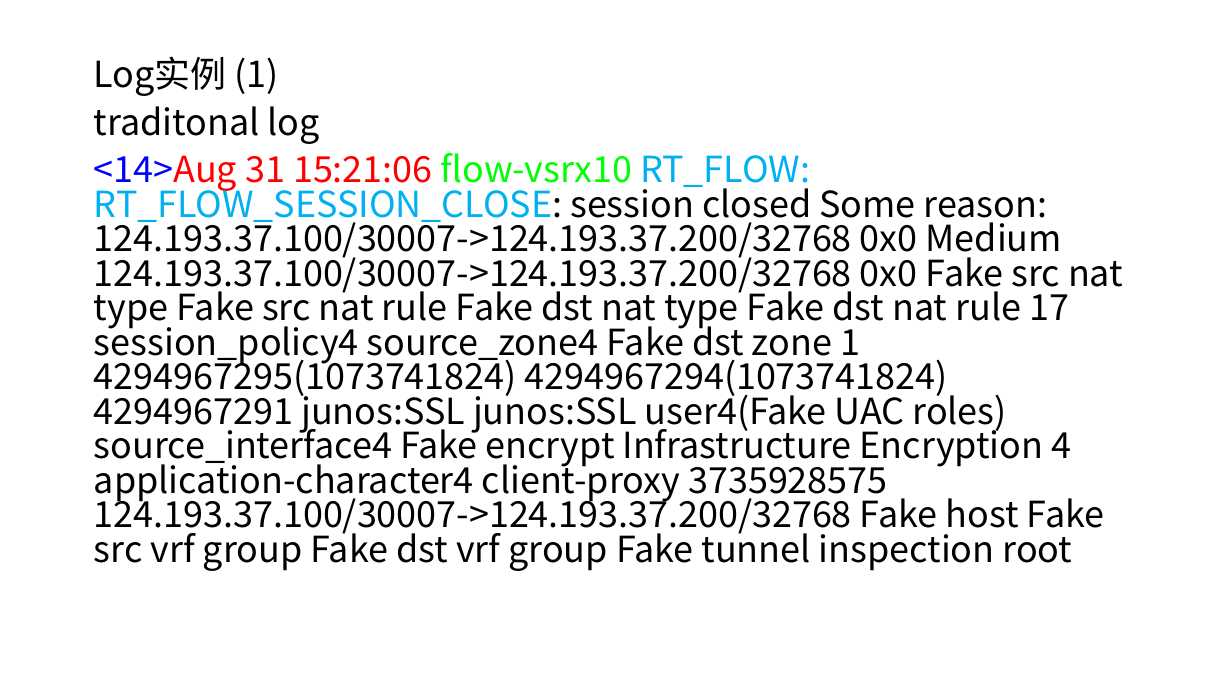
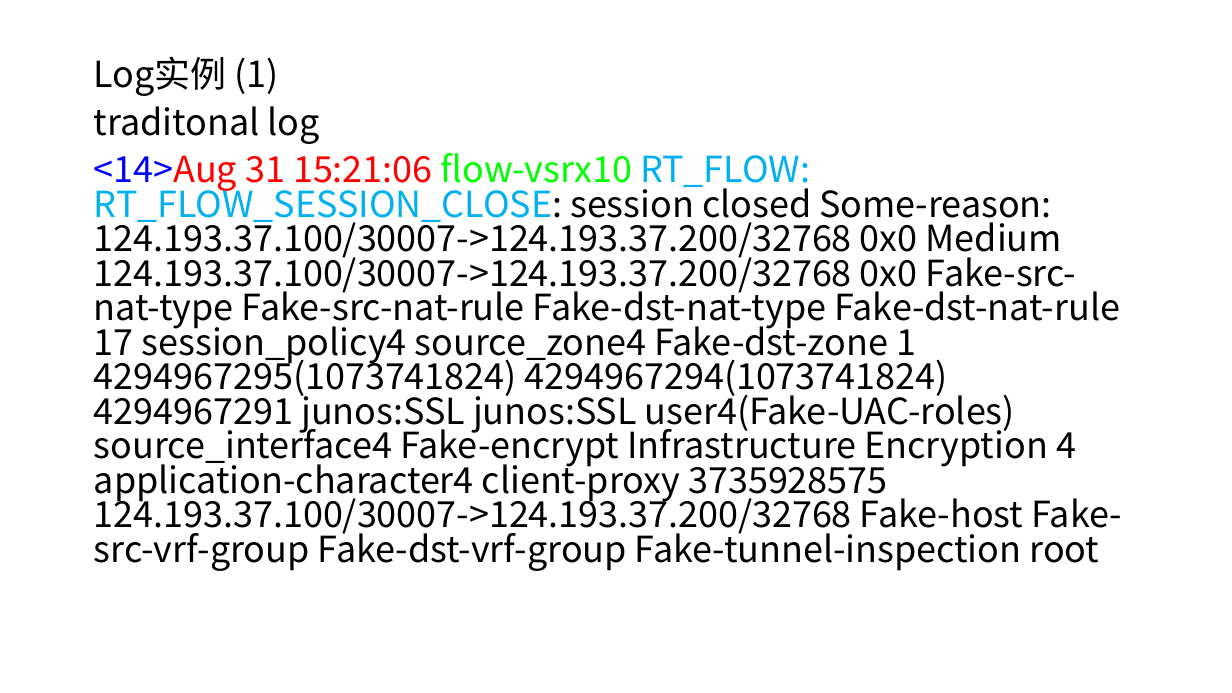
Before and after one commit to qicen/jw, a slide deck: slide 5 of log.pptx. Drawn at 1232x693 pixels with LibreOffice and Linux fonts; fonts in the diff are those of the drawing. Boxes give left, top, right and bottom in pixels: in the first picture for what was removed or moved away, otherwise in the second. Text is boxed around its words. In the diff, an @@ line names an element or a change of style, - is before the commit and + after.

```diff
--- a/log.pptx
+++ b/log.pptx
@@ text at [94,153,1121,571]: text changed @@
-<14>Aug 31 15:21:06 flow-vsrx10 RT_FLOW: RT_FLOW_SESSION_CLOSE: session closed Some reason: 124.193.37.100/30007->124.193.37.200/32768 0x0 Medium 124.193.37.100/30007->124.193.37.200/32768 0x0 Fake src nat type Fake src nat rule Fake dst nat type Fake dst nat rule 17 session_policy4 source_zone4 Fake dst zone 1 4294967295(1073741824) 4294967294(1073741824) 4294967291 junos:SSL junos:SSL user4(Fake UAC roles) source_interface4 Fake encrypt Infrastructure Encryption 4 application-character4 client-proxy 3735928575 124.193.37.100/30007->124.193.37.200/32768 Fake host Fake src vrf group Fake dst vrf group Fake tunnel inspection root
+<14>Aug 31 15:21:06 flow-vsrx10 RT_FLOW: RT_FLOW_SESSION_CLOSE: session closed Some-reason: 124.193.37.100/30007->124.193.37.200/32768 0x0 Medium 124.193.37.100/30007->124.193.37.200/32768 0x0 Fake-src-nat-type Fake-src-nat-rule Fake-dst-nat-type Fake-dst-nat-rule 17 session_policy4 source_zone4 Fake-dst-zone 1 4294967295(1073741824) 4294967294(1073741824) 4294967291 junos:SSL junos:SSL user4(Fake-UAC-roles) source_interface4 Fake-encrypt Infrastructure Encryption 4 application-character4 client-proxy 3735928575 124.193.37.100/30007->124.193.37.200/32768 Fake-host Fake-src-vrf-group Fake-dst-vrf-group Fake-tunnel-inspection root
```
Also in this commit, not shown: 8 other slides changed, 5 slides added, 1 slide removed.
